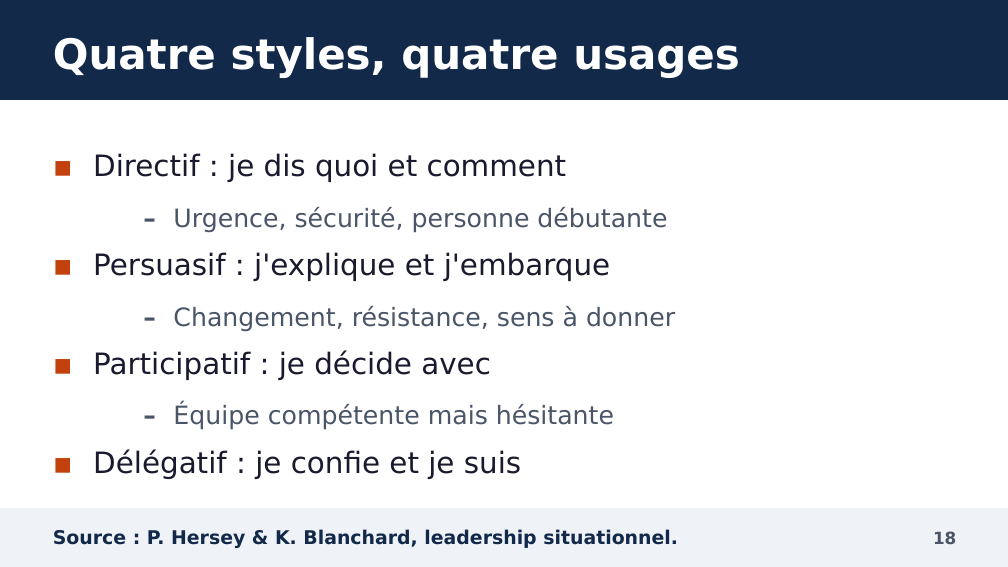
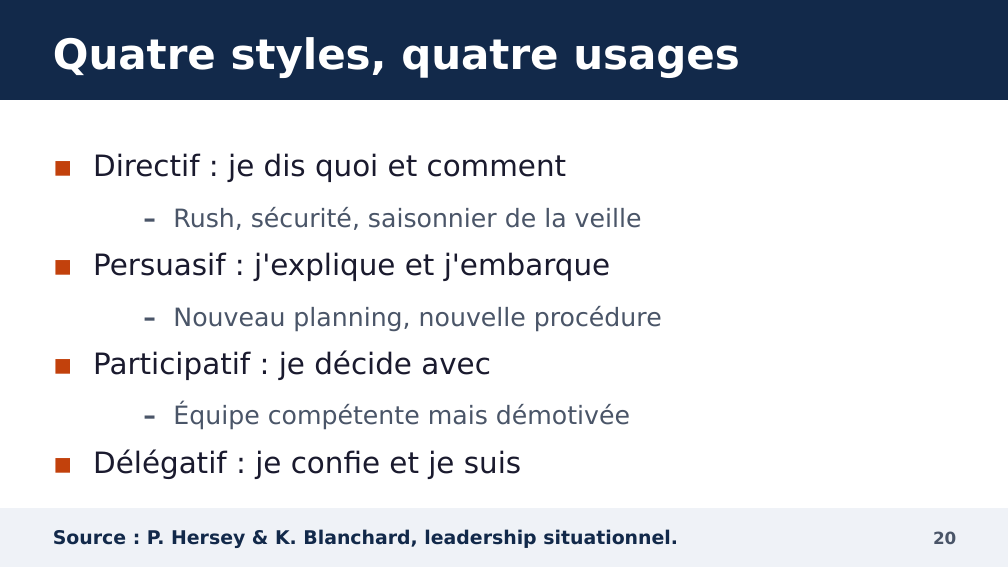
Before and after one commit to YebaYorel/Training, a slide deck: slide 20 of formation_GEM_manager_IA/01_diaporama/Diaporama_Manager_et_IA_GEM.pptx (slide 18 before the commit). Drawn at 1008x567 pixels with LibreOffice and Linux fonts; fonts in the diff are those of the drawing. Boxes give left, top, right and bottom in pixels: in the first picture for what was removed or moved away, otherwise in the second. Text is boxed around its words. In the diff, an @@ line names an element or a change of style, - is before the commit and + after.

```diff
--- a/formation_GEM_manager_IA/01_diaporama/Diaporama_Manager_et_IA_GEM.pptx
+++ b/formation_GEM_manager_IA/01_diaporama/Diaporama_Manager_et_IA_GEM.pptx
@@ text at [173, 207, 642, 230]: text changed @@
-  – Urgence, sécurité, personne débutante
+  – Rush, sécurité, saisonnier de la veille
@@ text at [173, 306, 662, 332]: text changed @@
-  – Changement, résistance, sens à donner
+  – Nouveau planning, nouvelle procédure
@@ text at [173, 404, 630, 430]: text changed @@
-  – Équipe compétente mais hésitante
+  – Équipe compétente mais démotivée
@@ text at [933, 531, 956, 544]: text changed @@
-18
+20
```
Also in this commit, not shown: 67 other slides changed, 5 slides added, 1 slide removed, 31 other files.
